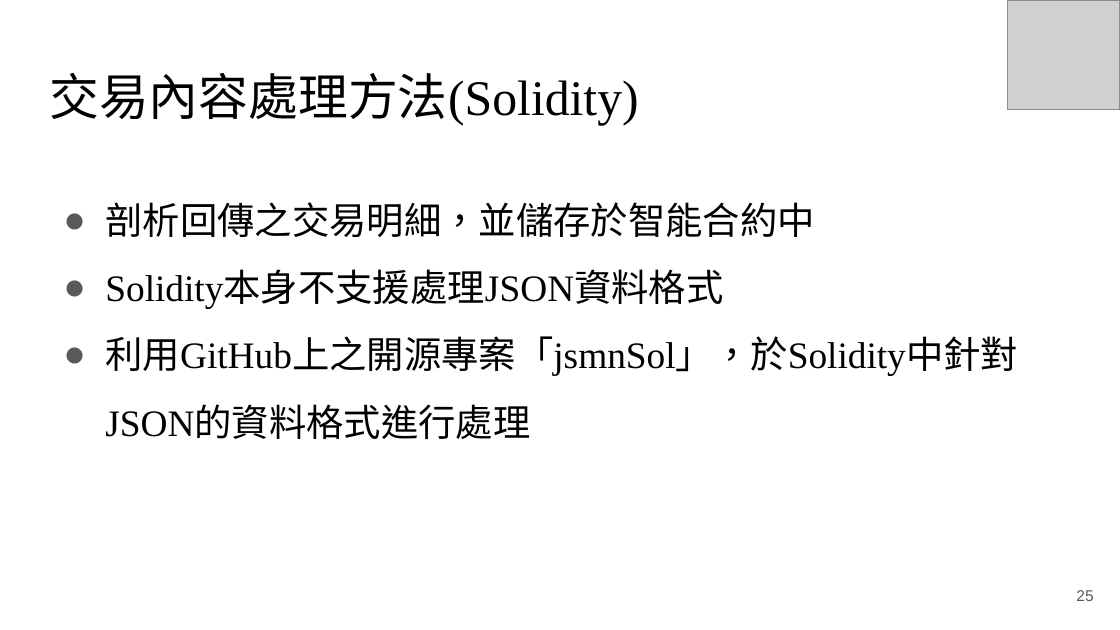
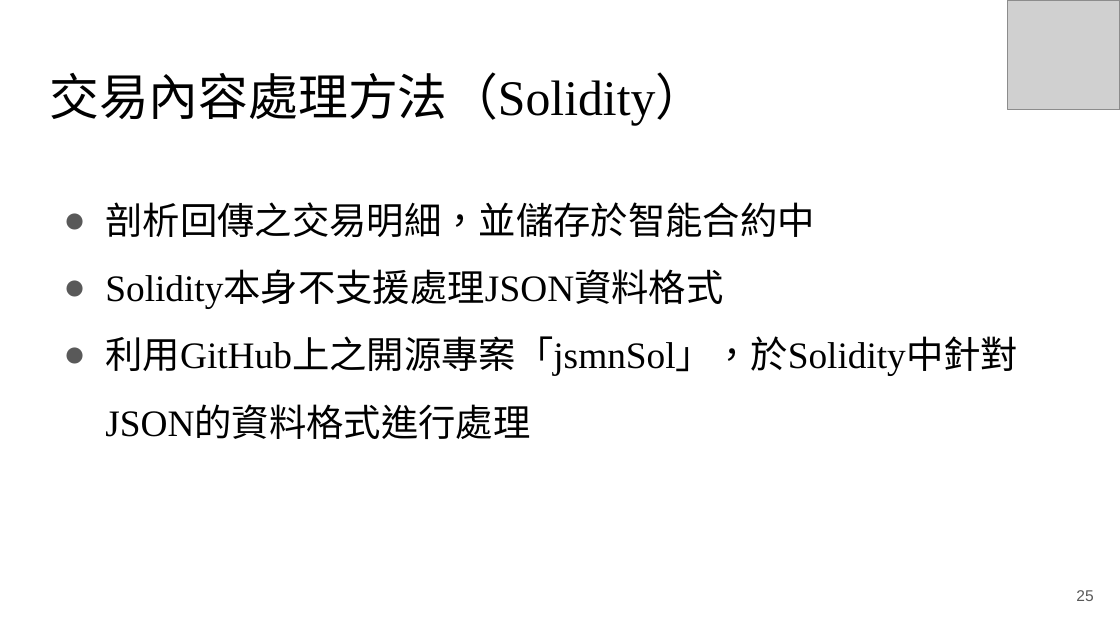
Before and after one commit to RyuChu/A-Decentralized-Digital-Currency-Tracing-Service, a slide deck: slide 25 of Documents/論文簡報_V3.pptx. Drawn at 1120x630 pixels with LibreOffice and Linux fonts; fonts in the diff are those of the drawing; grey boxes stand for pictures. Boxes give left, top, right and bottom in pixels: in the first picture for what was removed or moved away, otherwise in the second. Text is boxed around its words. In the diff, an @@ line names an element or a change of style, - is before the commit and + after.

```diff
--- a/Documents/論文簡報_V3.pptx
+++ b/Documents/論文簡報_V3.pptx
@@ title at (49,72,705,126): text changed @@
-交易內容處理方法(Solidity)
+交易內容處理方法（Solidity）
```
Also in this commit, not shown: 13 other slides changed, 1 slide added.
